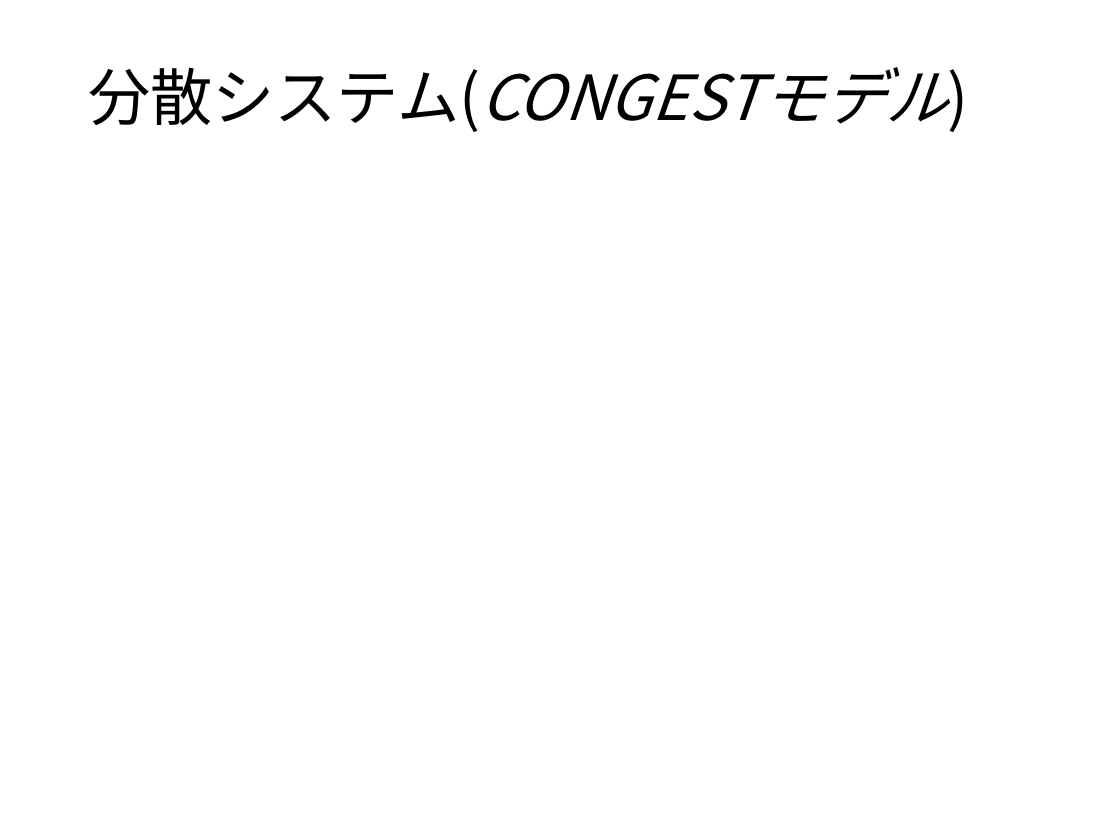
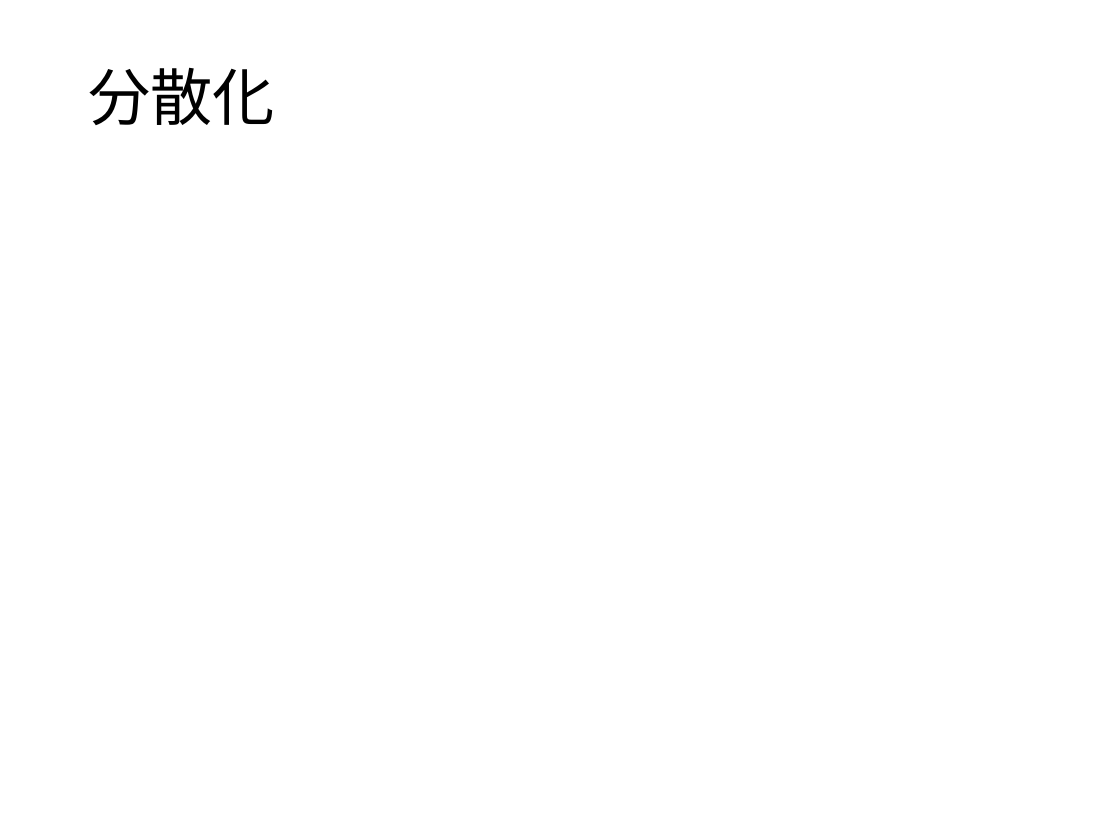
Before and after one commit to ssmr0410/share, a slide deck: slide 13 of slide/mizutani_pre.pptx (slide 3 before the commit). Drawn at 1120x840 pixels with LibreOffice and Linux fonts; fonts in the diff are those of the drawing; grey boxes stand for pictures. Boxes give left, top, right and bottom in pixels: in the first picture for what was removed or moved away, otherwise in the second. Text is boxed around its words. In the diff, an @@ line names an element or a change of style, - is before the commit and + after.

```diff
--- a/slide/mizutani_pre.pptx
+++ b/slide/mizutani_pre.pptx
@@ title at (88, 67, 275, 125): text changed; italic off @@
-分散システム(CONGESTモデル)
+分散化
```
Also in this commit, not shown: 7 other slides changed, 6 slides added, 5 slides removed, 1 other file.
